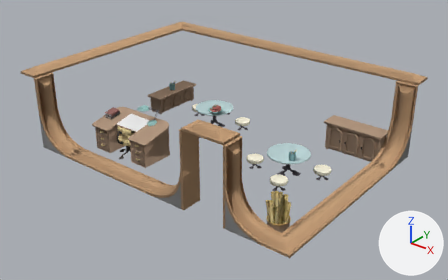
Before and after pictures for a commit that changed the glTF model www/models/iso_scenes/37.glb.
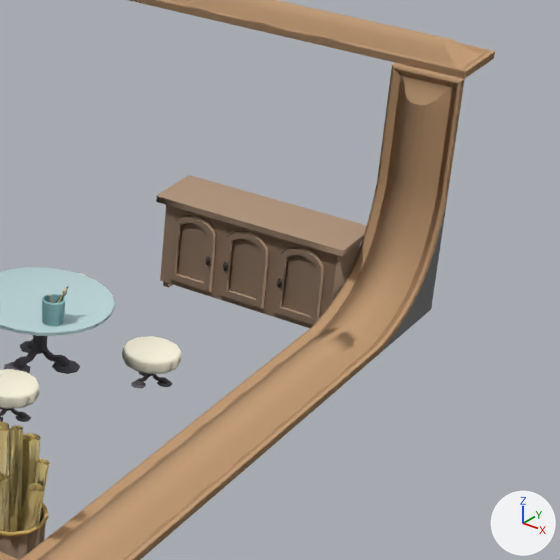
Old and new are each drawn whole from a 50 mm lens placed at (24.37, -25.4, 14.77), pointed at (7.93, -4.85, 2.03) and again close up on the part from 62% to 100% of the width and 22% to 83% of the height. The lights are fixed; the arrows at lower right show +X, +Y and +Z. Where no turn or scale is listed for an object, it has been applied to the vertices. Vertices at the same position are counted once.

Objects in the first close-up: 'colored', 'textured_bacbb9b0'.
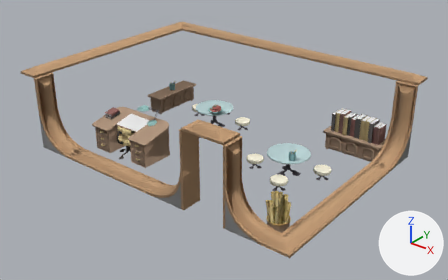
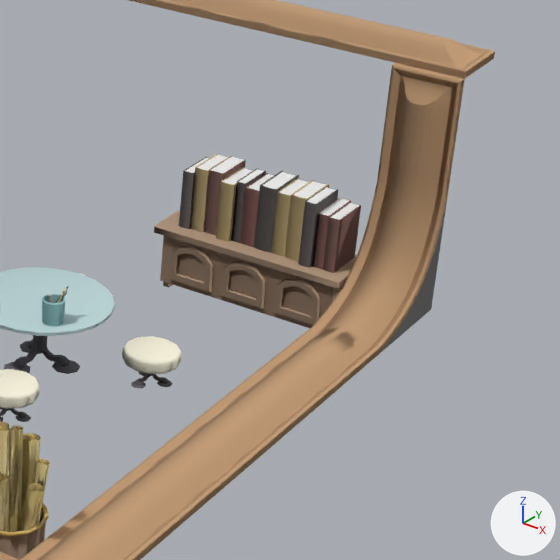
Boxes (x1, y1, x2, y2) around the edits, measured in the close-ups (560 x 560 px; the box of a moved part takes in the faces that stretch with it):
part 1 of me_mesh_0, moved or reshaped: before (156, 175, 435, 324); after (154, 153, 435, 324)

Diff of the bpy script that builds the scene:
```diff
--- a/www/models/iso_scenes/37.glb.py
+++ b/www/models/iso_scenes/37.glb.py
@@ me_mesh_0 @@
 # used by ob_colored; location = (0.0, 0.0, 0.0)
-me_mesh_0.from_pydata(...)  # 31021 vertices, 62848 faces; spans x 0.0..15.0, y -10.0..1.0, z 1.0..5.3
+me_mesh_0.from_pydata(...)  # 31189 vertices, 63148 faces; spans x 0.0..15.0, y -10.0..1.0, z 1.0..5.3
+# me_mesh_0 part 1: 83 vertices moved from x 11.0..15.0, y -1.0..0.0, z 1.6..2.5 to x 11.0..15.0, y -1.0..0.0, z 1.4..2.3; 355 vertices removed from x 11.0..14.0, y -1.0..0.0, z 1.6..2.5; 523 vertices added at x 11.0..14.0, y -1.0..0.0, z 1.4..3.0
 me_mesh_0.materials.append(mat_material_0)
```
